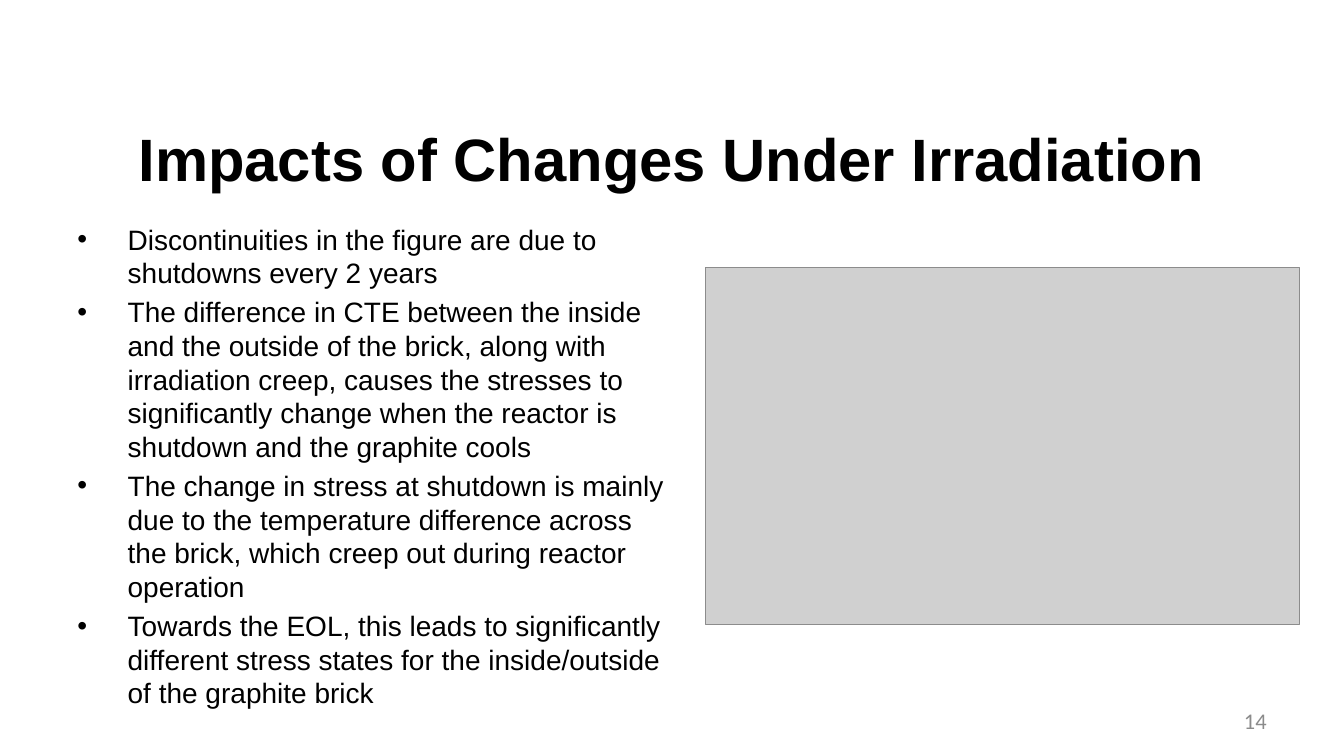
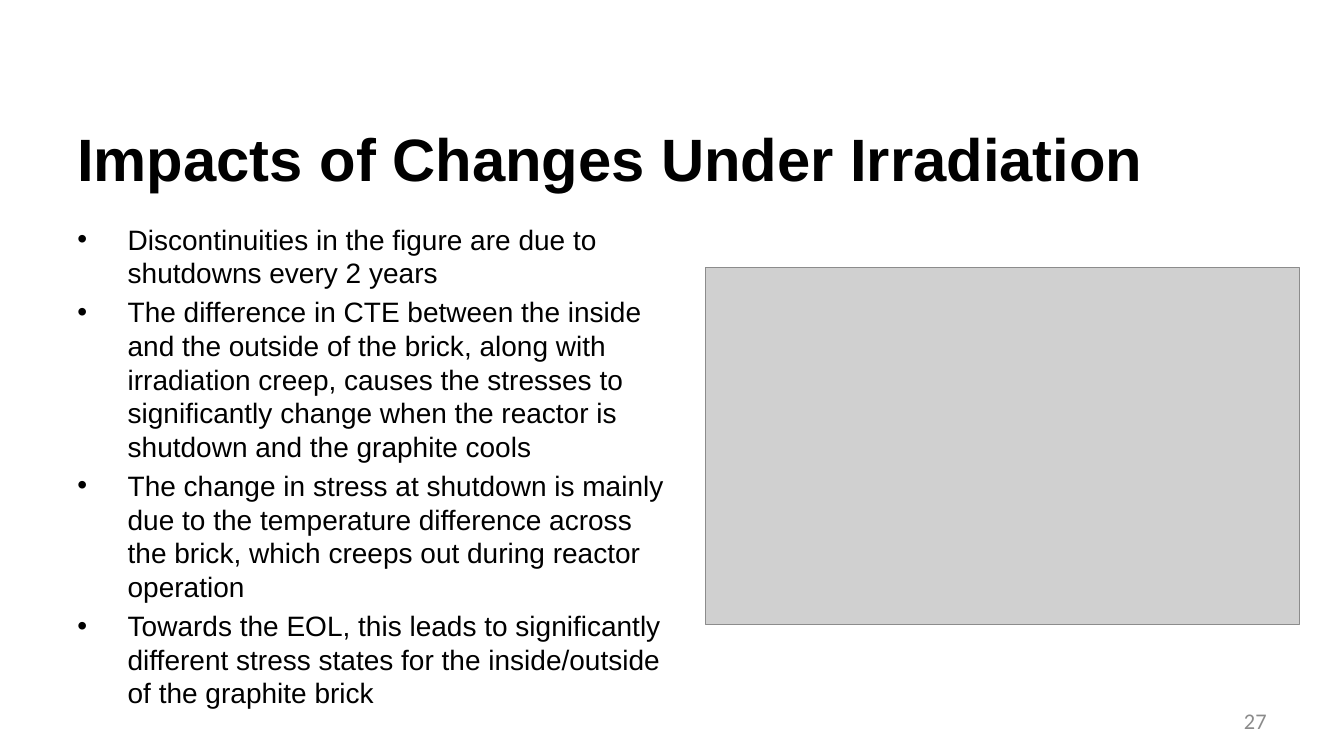
Before and after one commit to benbeeler/TEACHING, a slide deck: slide 27 of Advanced Reactor Materials/Fall2025/Lec5_TRISO.pptx (slide 14 before the commit). Drawn at 1344x756 pixels with LibreOffice and Linux fonts; fonts in the diff are those of the drawing; grey boxes stand for pictures; background and template pictures are left out. Boxes give left, top, right and bottom in pixels: in the first picture for what was removed or moved away, otherwise in the second. Text is boxed around its words. In the diff, an @@ line names an element or a change of style, - is before the commit and + after.

```diff
--- a/Advanced Reactor Materials/Fall2025/Lec5_TRISO.pptx
+++ b/Advanced Reactor Materials/Fall2025/Lec5_TRISO.pptx
@@ title "Impacts of Changes Under Irradiation" at (x1=77, y1=137, x2=1142, y2=193): alignment centre to left @@
@@ text at (x1=128, y1=475, x2=663, y2=602): text changed @@
-• The change in stress at shutdown is mainly due to the temperature difference across the brick, which creep out during reactor operation
+• The change in stress at shutdown is mainly due to the temperature difference across the brick, which creeps out during reactor operation
@@ page number at (x1=1244, y1=714, x2=1267, y2=729): text changed @@
-14
+27
```
Also in this commit, not shown: 18 other slides changed, 15 slides added, 18 slides removed, 5 other files.
